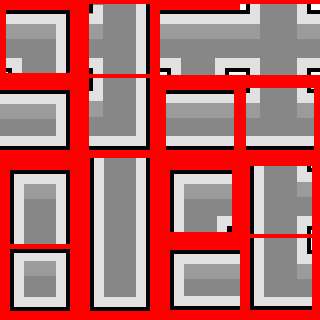
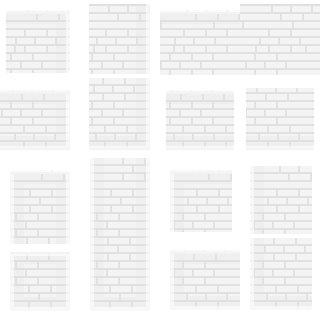
The second 320×320 image is a revision of the first. Changes to its layers:
hid "NotUsed" over [0, 0, 320, 320]
showed "레이어 11" over [0, 0, 320, 320]
"Outline": opacity 100% → 60% over [0, 0, 320, 320]
hid "Outline_Rooftop", painted on it over [6, 4, 320, 254]
painted on "Outline_Flat" over [10, 249, 70, 256]
showed "BrickLine" over [0, 0, 320, 309]
"Background": opacity 100% → 50% over [0, 0, 320, 320]
renamed "레이어 20" to "레이어 22", hid it, painted on it over [0, 4, 320, 279]
painted on "레이어 17" over [10, 249, 312, 297]
hid "레이어 18 copy 4", painted on it over [0, 0, 320, 320]
showed "모양 1", painted on it over [0, 4, 320, 311]
